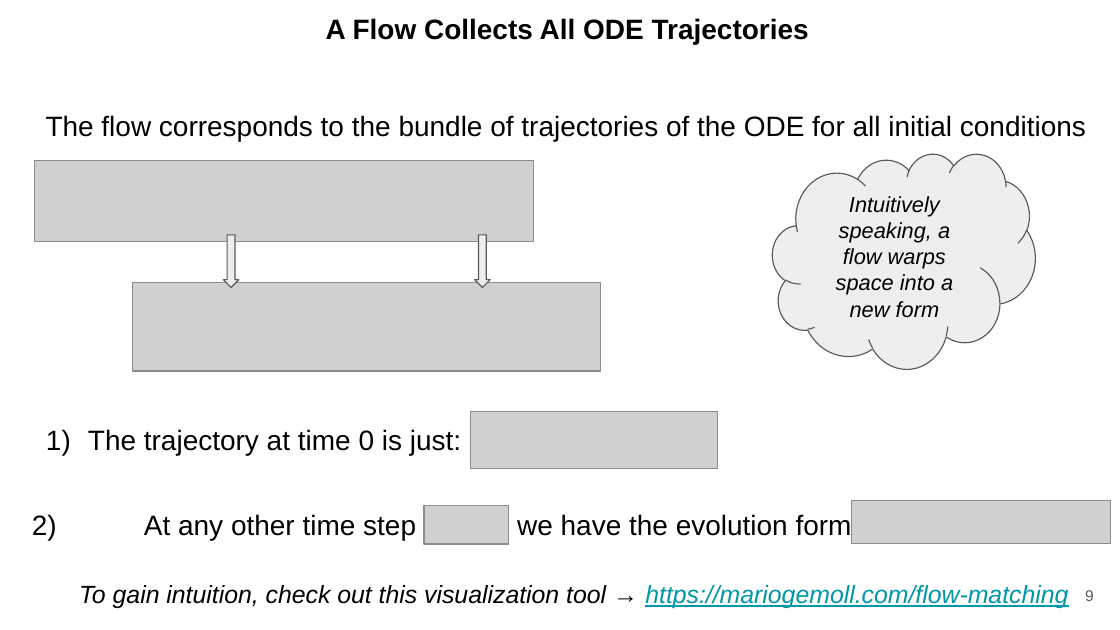
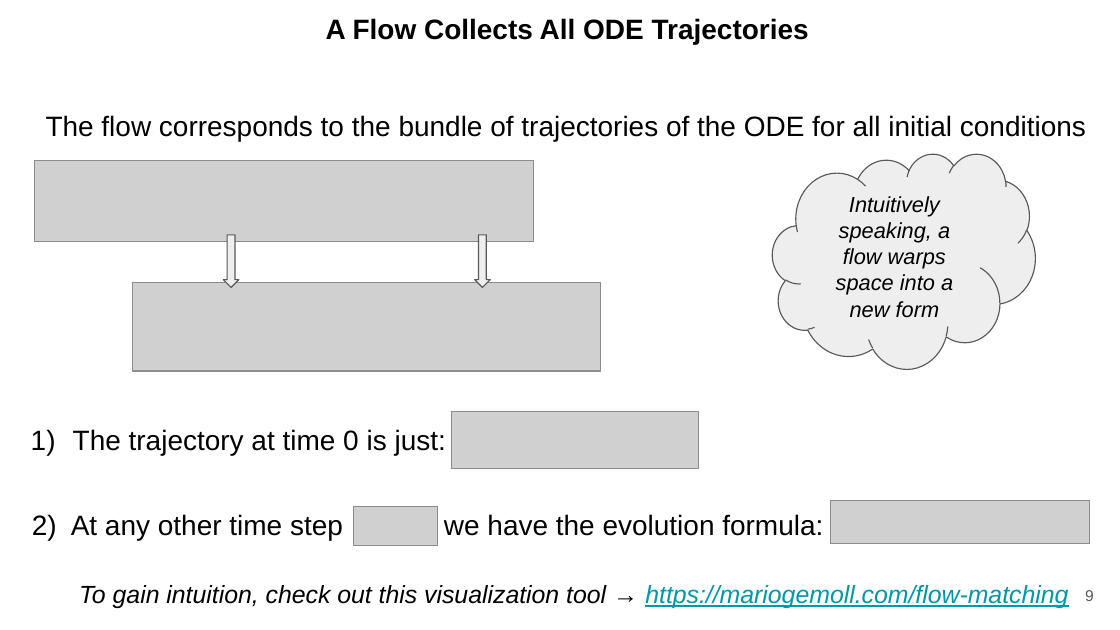
Before and after one commit to ducspe/DCPresentations, a slide deck: slide 9 of UnderstandingDiffusion/UnderstandingDiffusion.pptx. Drawn at 1120x630 pixels with LibreOffice and Linux fonts; fonts in the diff are those of the drawing; grey boxes stand for pictures. Boxes give left, top, right and bottom in pixels: in the first picture for what was removed or moved away, otherwise in the second. Text is boxed around its words. In the diff, an @@ line names an element or a change of style, - is before the commit and + after.

```diff
--- a/UnderstandingDiffusion/UnderstandingDiffusion.pptx
+++ b/UnderstandingDiffusion/UnderstandingDiffusion.pptx
@@ text "The trajectory at time 0 ...": place and size @@
-text "The trajectory at time 0 ..." at [88, 429, 461, 456]
+text "The trajectory at time 0 ..." at [73, 429, 446, 456]
@@ picture: place and size @@
-picture at [470, 412, 717, 468]
+picture at [451, 412, 698, 468]
@@ text "2) At any other time ..." rewrapped from [32, 513, 897, 540] to [32, 514, 823, 540] @@
@@ picture: place and size @@
-picture at [424, 505, 508, 544]
+picture at [354, 506, 438, 545]
@@ picture: place and size @@
-picture at [851, 501, 1110, 543]
+picture at [830, 501, 1089, 543]
```
Also in this commit, not shown: 16 other slides changed, 10 other files.
